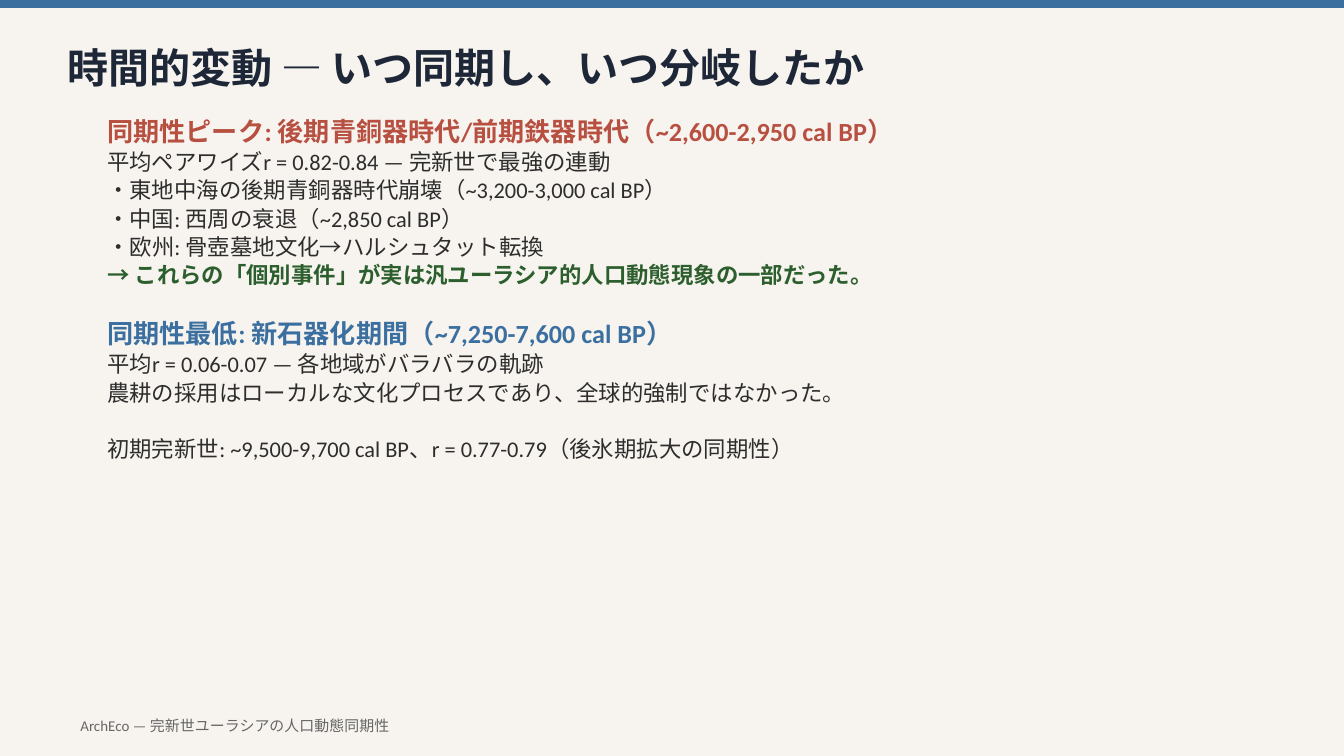
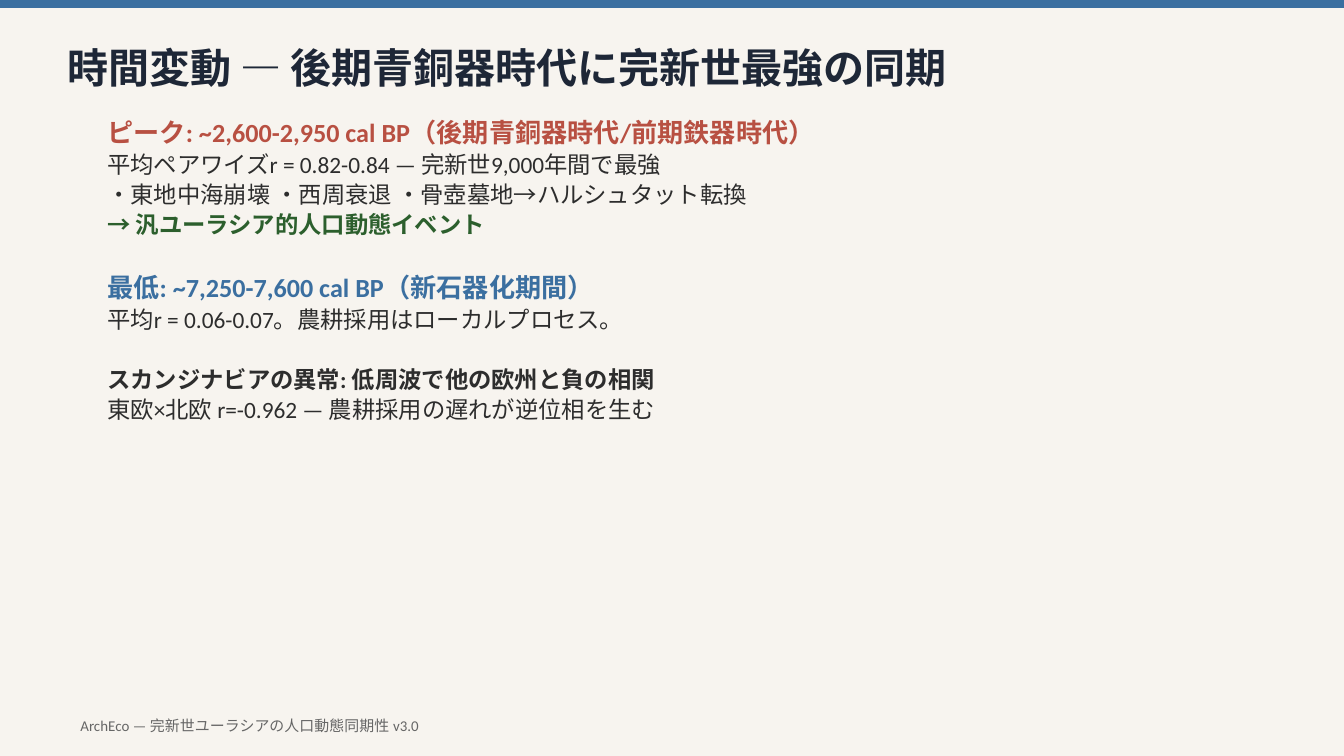
Before and after one commit to hiroshi75/paper, a slide deck: slide 8 of demographic-synchrony-eurasia/demographic_synchrony_eurasia_ja.pptx. Drawn at 1344x756 pixels with LibreOffice and Linux fonts; fonts in the diff are those of the drawing. Boxes give left, top, right and bottom in pixels: in the first picture for what was removed or moved away, otherwise in the second. Text is boxed around its words. In the diff, an @@ line names an element or a change of style, - is before the commit and + after.

```diff
--- a/demographic-synchrony-eurasia/demographic_synchrony_eurasia_ja.pptx
+++ b/demographic-synchrony-eurasia/demographic_synchrony_eurasia_ja.pptx
@@ text at <box>67,47,947,87</box>: text changed @@
-時間的変動 — いつ同期し、いつ分岐したか
+時間変動 — 後期青銅器時代に完新世最強の同期
@@ text at <box>107,120,815,420</box>: text changed; size 12 to 12.5 pt @@
-同期性ピーク: 後期青銅器時代/前期鉄器時代（~2,600-2,950 cal BP）
-平均ペアワイズr = 0.82-0.84 — 完新世で最強の連動
-・東地中海の後期青銅器時代崩壊（~3,200-3,000 cal BP）
-・中国: 西周の衰退（~2,850 cal BP）
-・欧州: 骨壺墓地文化→ハルシュタット転換
-→ これらの「個別事件」が実は汎ユーラシア的人口動態現象の一部だった。
-同期性最低: 新石器化期間（~7,250-7,600 cal BP）
-平均r = 0.06-0.07 — 各地域がバラバラの軌跡
-農耕の採用はローカルな文化プロセスであり、全球的強制ではなかった。
-初期完新世: ~9,500-9,700 cal BP、r = 0.77-0.79（後氷期拡大の同期性）
+ピーク: ~2,600-2,950 cal BP（後期青銅器時代/前期鉄器時代）
+平均ペアワイズr = 0.82-0.84 — 完新世9,000年間で最強
+・東地中海崩壊 ・西周衰退 ・骨壺墓地→ハルシュタット転換
+→ 汎ユーラシア的人口動態イベント
+最低: ~7,250-7,600 cal BP（新石器化期間）
+平均r = 0.06-0.07。農耕採用はローカルプロセス。
+スカンジナビアの異常: 低周波で他の欧州と負の相関
+東欧×北欧 r=-0.962 — 農耕採用の遅れが逆位相を生む
@@ text at <box>80,718,419,732</box>: text changed @@
-ArchEco — 完新世ユーラシアの人口動態同期性
+ArchEco — 完新世ユーラシアの人口動態同期性 v3.0
```
Also in this commit, not shown: 8 other slides changed, 2 slides added, 3 slides removed.
